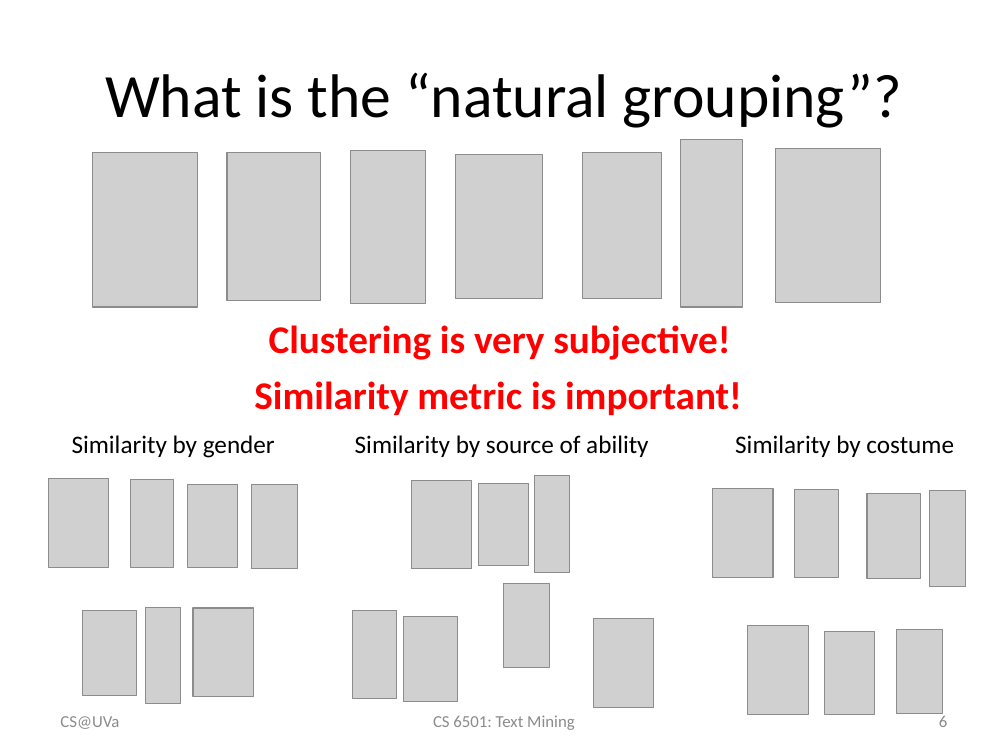
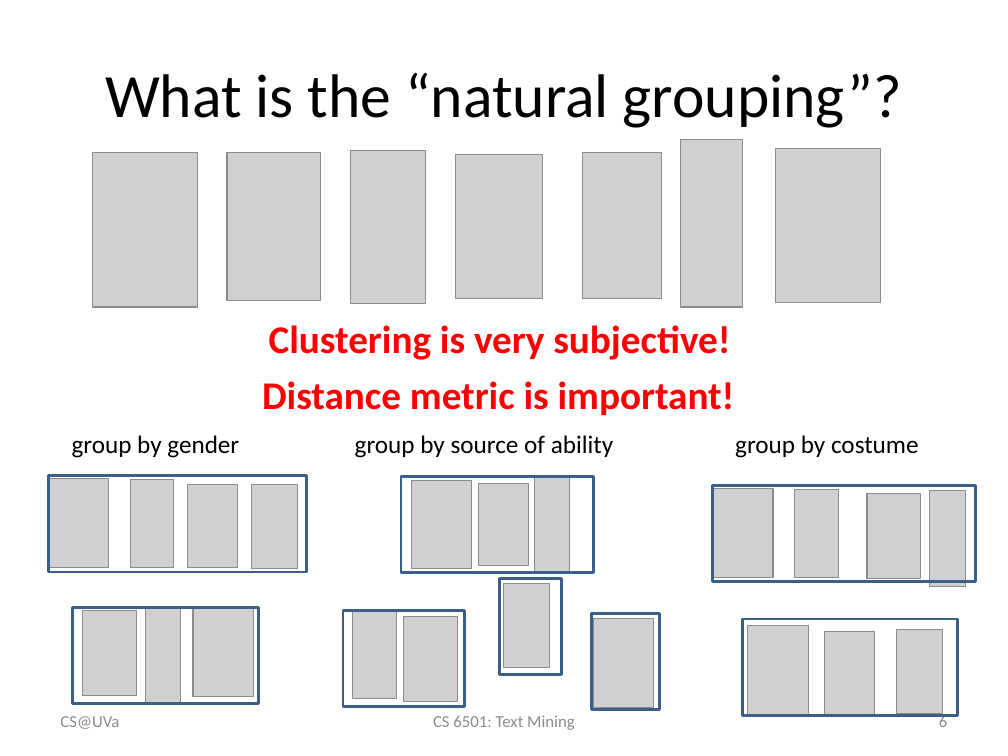
Before and after one commit to wang296/CS6501-Text-Mining, a slide deck: slide 6 of docs/TextClustering.pptx. Drawn at 1008x756 pixels with LibreOffice and Linux fonts; fonts in the diff are those of the drawing; grey boxes stand for pictures. Boxes give left, top, right and bottom in pixels: in the first picture for what was removed or moved away, otherwise in the second. Text is boxed around its words. In the diff, an @@ line names an element or a change of style, - is before the commit and + after.

```diff
--- a/docs/TextClustering.pptx
+++ b/docs/TextClustering.pptx
@@ text at box(262, 381, 735, 415): text changed @@
-Similarity metric is important!
+Distance metric is important!
@@ text at box(72, 435, 239, 458): text changed @@
-Similarity by gender
+group by gender
@@ text at box(355, 435, 613, 458): text changed @@
-Similarity by source of ability
+group by source of ability
@@ text at box(735, 435, 919, 458): text changed @@
-Similarity by costume
+group by costume
@@ rectangle added at box(48, 476, 307, 573), outline #3A5F8C 2 pt @@
@@ rectangle added at box(713, 485, 976, 582), outline #3A5F8C 2 pt @@
@@ group added at box(343, 477, 659, 711): 4 rectangles @@
@@ rectangle added at box(73, 608, 259, 705), outline #3A5F8C 2 pt @@
@@ rectangle added at box(743, 619, 958, 716), outline #3A5F8C 2 pt @@
```
Also in this commit, not shown: 7 other slides changed, 7 other files.
